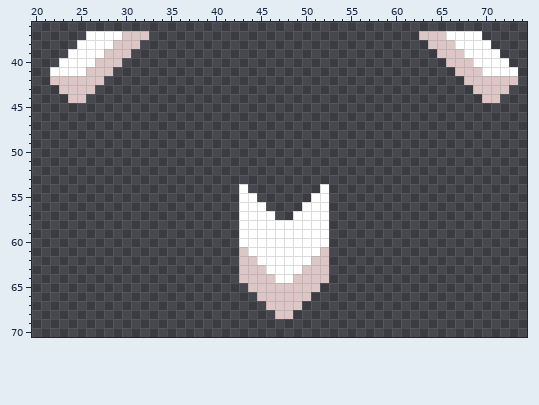
Two versions of one sprite sheet, sprites/units/kiith-sak/ground-attack/Gaal-Sikh-cell.png. This is how it looked before the edit.
The file is 96x96 pixels. Shown: x 20..74, y 36..70.
New version:
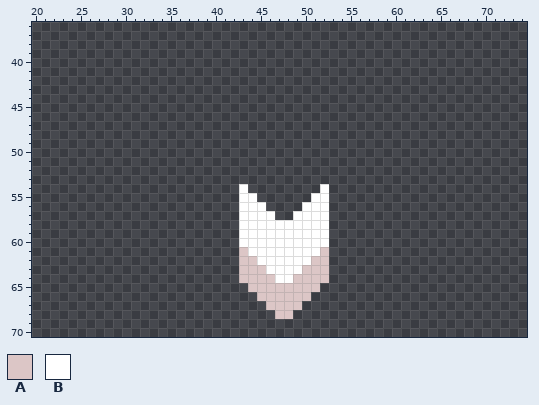
Palette (. is transparent): A #dcc6c6  B #ffffff
Edits made:
@@ x 20..74 @@
 36 .......................................................
-37 ......BBBBAAA..............................AAABBBB.....
-38 .....BBBBAAA................................AAABBBB....
-39 ....BBBBAAA..................................AAABBBB...
-40 ...BBBBAAA....................................AAABBBB..
-41 ..BBBBAAA......................................AAABBBB.
-42 ..AAAAAA........................................AAAAAA.
-43 ...AAAA..........................................AAAA..
-44 ....AA............................................AA...
+37 .......................................................
+38 .......................................................
+39 .......................................................
+40 .......................................................
+41 .......................................................
+42 .......................................................
+43 .......................................................
+44 .......................................................
 45 .......................................................
